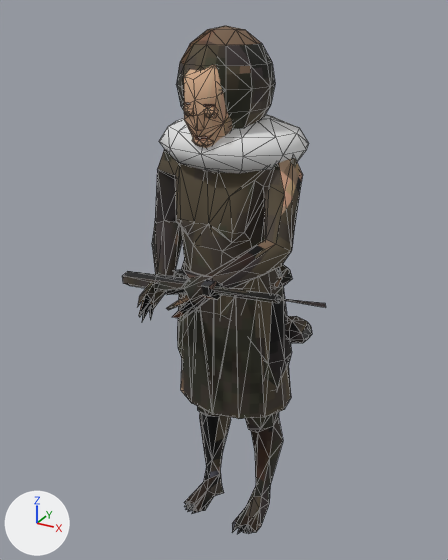
Two versions of the glTF model client/assets/units/skirmisher.glb, one commit apart.
The view is the same before and after, from a 50 mm camera at (0.6, -1.151, 1.231) aimed at (0.029, -0.114, 0.712). Every picture has the same lights, and +X, +Y and +Z are marked at lower left. The first picture is the older version. Mesh edges are drawn as thin lines. Vertices at exactly the same position are counted once.

The first picture shows 'Accent', 'Body'.
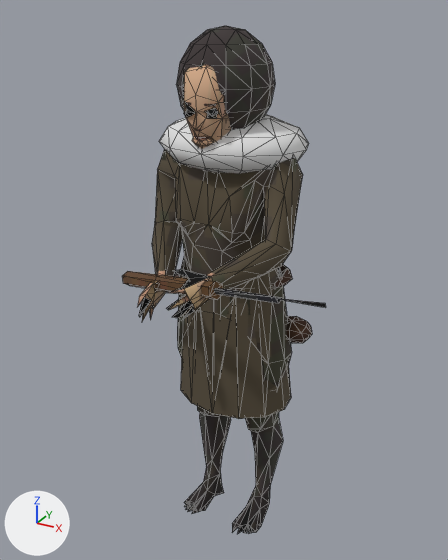
Boxes (x1, y1, x2, y2) around the edits, measured in the pictures (448 x 560 px; the box of a moved part takes in the faces that stretch with it):
part 1 of me_body, moved or reshaped
    before: (165, 65, 282, 347)
    after: (167, 65, 282, 347)
part 2 of me_body, moved or reshaped
    before: (199, 412, 219, 467)
    after: (199, 411, 219, 467)
part 3 of me_body, surface changed
    both: (122, 26, 326, 532)

What changed in the scene script:
```text
Change me_body:
    where me_body.from_pydata(...)  # 730 vertices, 1400 faces; spans x -0.208..0.35, y -0.404..0.11, z 0.0..1.2
    used by ob_body; location = (0.0, 0.0, 0.0)
    me_body part 1
    99 vertices are removed from x -0.12..0.258, y -0.366..0.021, z 0.658..1.137
    258 faces are deleted
    6 vertices move from x -0.05..0.08, y -0.354..-0.09, z 0.74..1.046 to x -0.051..0.079, y -0.355..-0.088, z 0.739..1.052
    58 vertices are added at x -0.115..0.256, y -0.365..0.021, z 0.665..1.135
    184 new faces join them
    me_body part 2
    2 vertices are removed from x -0.091..-0.071, y -0.024..-0.013, z 0.235..0.28
    9 faces are deleted
    1 vertex is added at (-0.075, -0.025, 0.281)
    7 new faces join them
    me_body part 3: 983 kept faces spanning x -0.208..0.35, y -0.404..0.11, z 0.0..1.2 get new texture (UV) coordinates
```
